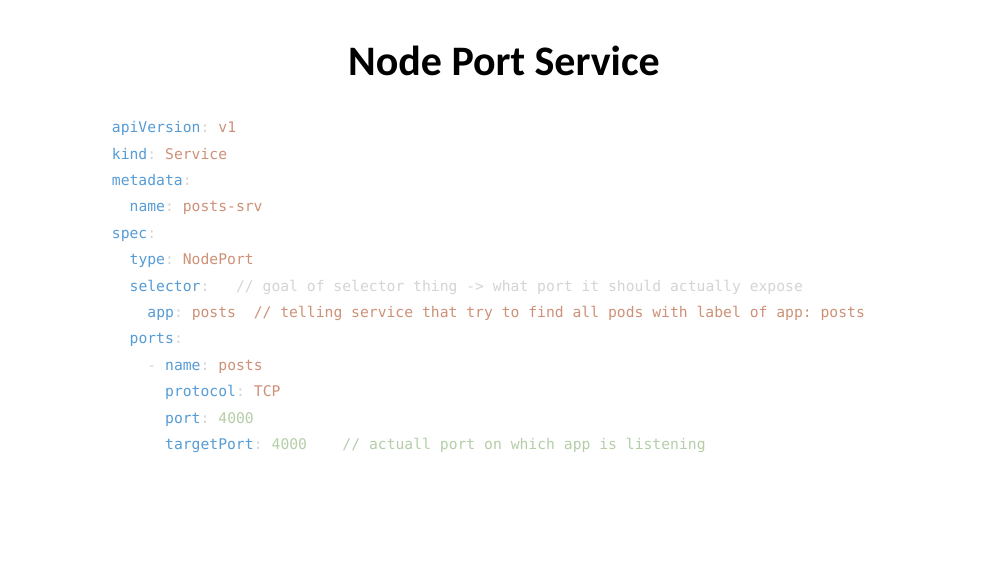
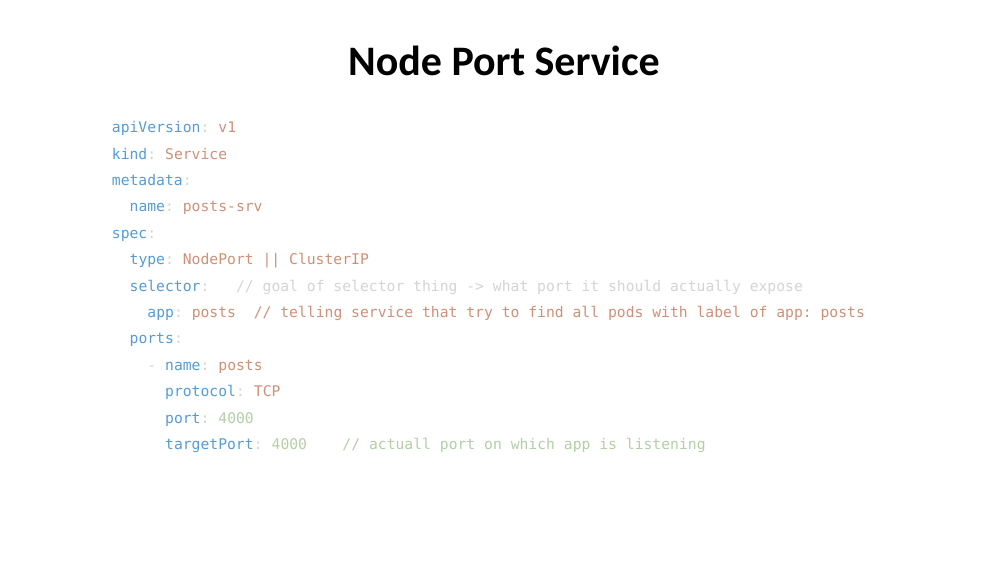
Before and after one commit to AlqamaShuja/Microservices, a slide deck: slide 13 of Kubernetes.pptx. Drawn at 1008x567 pixels with LibreOffice and Linux fonts; fonts in the diff are those of the drawing. Boxes give left, top, right and bottom in pixels: in the first picture for what was removed or moved away, otherwise in the second. Text is boxed around its words. In the diff, an @@ line names an element or a change of style, - is before the commit and + after.

```diff
--- a/Kubernetes.pptx
+++ b/Kubernetes.pptx
@@ text at bbox=[130, 253, 369, 267]: text changed @@
-type: NodePort
+type: NodePort || ClusterIP
```
Also in this commit, not shown: 2 other slides changed, 6 slides added, 18 other files.
